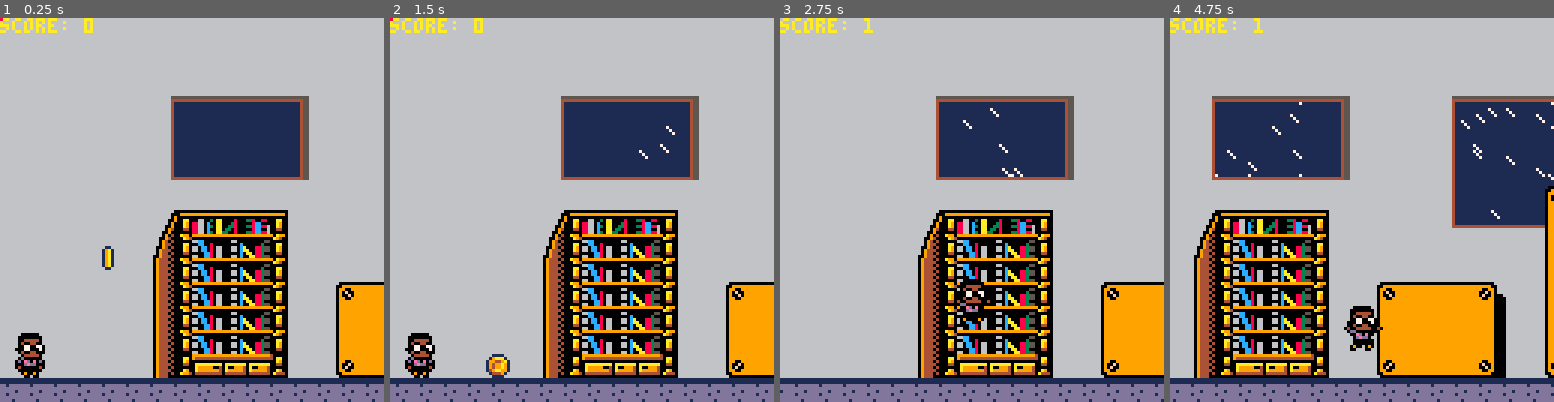
Above: before the commit, frames 1-4 (left to right).
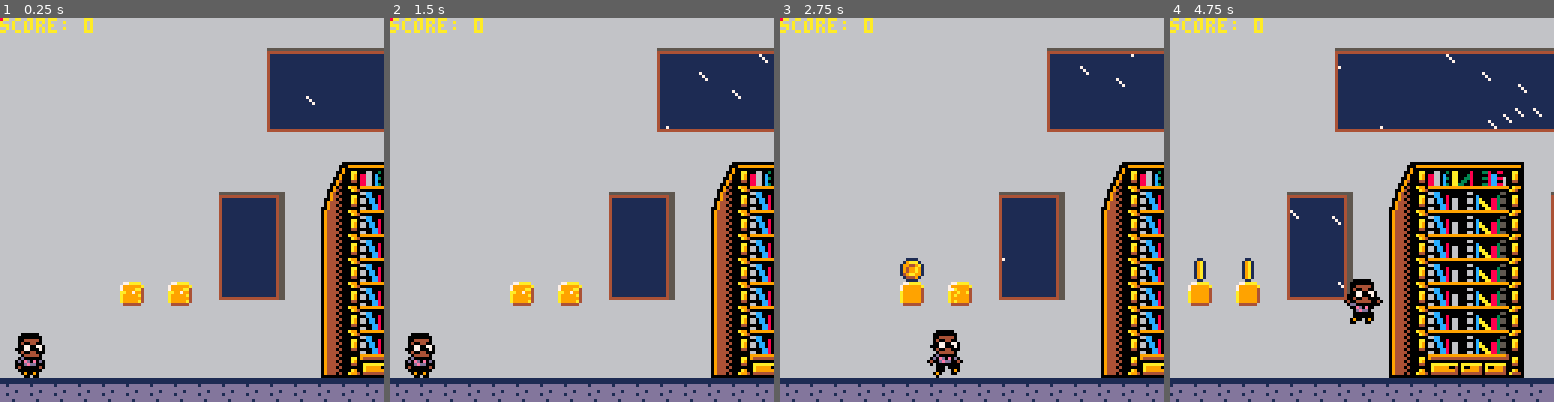
Above: after the commit, the same moments.

Repository: cwrightlibrary/pico-8
Game: PICO-8 cartridge library_game/carts/library-game.p8
Two runs of this game, one before a commit and one after it. Both use one fixed random seed, a clock stepped at 60 frames per second and the inputs below.
Inputs:
- Up to frame 1 (0.25 s): no input
- Up to frame 2 (1.5 s): tap X (X key) at 0.33, 1.07 s; tap O (Z key) at 0.7 s
- Up to frame 3 (2.75 s): hold Right 1.6-2.1 s; tap O (Z key) at 1.7, 2.1, 2.5 s; tap X (X key) at 1.85 s; hold Right from 2.47 s (still down)
- Up to frame 4 (4.75 s): tap O (Z key) every 0.4 s from 2.9 to 4.5 s; tap X (X key) at 2.97, 4.08 s; release Right at 3.03 s; hold Left 3.08-3.58 s; hold Right 4.02-4.68 s

The runs differ from the first frame. In frame 1, 37% of the frame differs, in the area x 26-100%, y 7-94%; in frame 2, 37%; in frame 3, 38%; in frame 4, 59%, in the area x 0-100%, y 0-100%.

Commit message:
Add files via upload

Diff:
--- a/library_game/carts/library-game.p8
+++ b/library_game/carts/library-game.p8
@@ -41,7 +41,7 @@
  coin_update()
  q_brick_update()
 end
-testy=0
+
 function _draw()
  cls(1)
  rain_draw()
@@ -198,6 +198,12 @@
  --apply change in loc
  p.x+=p.dx
  p.y+=p.dy
+ --limit to map
+ if p.x<0 then
+  p.x=0
+ elseif p.x>1010 then
+  p.x=1010
+ end
 end
 
 function p_animate()
@@ -458,7 +464,7 @@
   if not q_brick.fin then
    spr(q_brick.sp,q_brick.x,q_brick.y,q_brick.w/8,q_brick.h/8)
   else
-   mset(q_brick.x,q_brick.y,155)
+   mset(q_brick.x/8,q_brick.y/8,155)
    pset(q_brick.x,q_brick.y,6)
    pset(q_brick.x+7,q_brick.y,6)
    pset(q_brick.x,q_brick.y+7)
@@ -493,8 +499,8 @@
     if q_brick.sp>143 then
      q_brick.sp=138
     end
-   elseif q_brick.run
-   and not q_brick.fin then
+   elseif q_brick.hit
+   and not q_brick.run then
     q_brick.sp=154
    elseif q_brick.run
    and q_brick.fin then
@@ -502,7 +508,7 @@
    end
    --update
    if object_collide(p.x,p.y+1,p.x+p.w,p.y+1+p.h-2,q_brick.x,(q_brick.y)+8,q_brick.x+q_brick.w,(q_brick.y)+9)
-   and p.jumping
+   and (p.jumping or p.dy<0)
    and not q_brick.fin then
     sfx(3)
     q_brick.hit=true
@@ -542,13 +548,13 @@
      q_brick.fin=true
      if time()-q_brick.anim>.001 then
       q_brick.anim=time()
-      q_brick.y+=01
+      q_brick.y+=.01
      end
     else
      q_brick.fin=true
      q_brick.y=q_brick.return_height
      if not q_brick.added_coin then
-      add_object('coin',q_brick.x,q_brick.y-1,8,8)
+      add_object('coin',q_brick.x/8,q_brick.y/8-1,8,8)
       q_brick.added_coin=true
      end
     end
@@ -948,20 +954,20 @@
 0000000000020202020203030303030303000000000000000000030300000000030000000000000000000000000000000303000000040404040404040400000000000000000000000000000000000000000000000000000000000000000000000000000000000000000000000000000000000000000000000000000000000000
 __map__
 8080808080808080808080808080808080808080808080808080808080808080808080808080808080808080808080808080808080808080808080808080808080808080808080808080808080808080808080808080808080808080808080808080808080808080808080808080808080808080808080808080808080808080
+8080808080808080808080818282828282828282838080808080808080808080808080808080808080808080808080808080808080808080808080808080808080808080808080808080808080808080808080808080808080808080808080808080808080808080808080808080808080808080808080808080808080808080
+8080808080808080808080919292929292929292938080808080808080808080808080808080808080808080808080808080808080808080808080808080808080808080808080808080808080808080808080808080808080808080808080808080808080808080808080808080808080808080808080808080808080808080
+8080808080808080808080919292929292929292938080808080808080808080808080808080808080808080808080808080808080808080808080808080808080808080808080808080808080808080808080808080808080808080808080808080808080808080808080808080808080808080808080808080808080808080
+8080808080808080808080a1a2a2a2a2a2a2a2a2a38080908080808080808080808080808080808080808080808080808080808080808080808080808080808080808080808080808080808080808080808080808080808080808080808080808080808080808080808080808080808080808080808080808080808080808080
 8080808080808080808080808080808080808080808080808080808080808080808080808080808080808080808080808080808080808080808080808080808080808080808080808080808080808080808080808080808080808080808080808080808080808080808080808080808080808080808080808080808080808080
-8080808080808080808080808080808080808080808080808080808080808080808080808080808080808080808080808080808080808080808080808080808080808080808080808080808080808080808080808080808080808080808080808080808080808080808080808080808080808080808080808080808080808080
-8080808080808081828282828380808080818282828282828282838080808182828282828282828282828282828282828282838080808080808080808080808080808080808080808080808080808080808080808080808080808080808080808080808080808080808080808080808080808080808080808080808080808080
-8080808080808091929292929380808080919292929292929292938080809192929292929292929292929292929292929292938080808080808080808080808080808080808080808080808080808080808080808080808080808080808080808080808080808080808080808080808080808080808080808080808080808080
-8080808080808091929292929380808080919292929292929292938080809192929292929292929292929292929292929292938080808080808080808080808080808080808080808080808080808080808080808080808080808080808080808080808080808080808080808080808080808080808080808080808080808080
-80808080808080a1a2a2a2a2a380808080919292929292929292938080809192929292929292929292929292929292929292938080808080808080808080808080808080808080808080808080808080808080808080808080808080808080808080808080808080808080808080808080808080808080808080808080808080
-80808080b5808080808080808080808080919292926b6c6c6c6d938080809192929292929292929292929292929292929292938080808080808080808080808080808080808080808080808080808080808080808080808080808080808080808080808080808080808080808080808080808080808080808080808080808080
-8080808080808485868788898080808080a1a2a2a24f7f7f7f5fb38080809192929292929292929292929292929292929292938080808080808080808080808080808080808080808080808080808080808080808080808080808080808080808080808080808080808080808080808080808080808080808080808080808080
-8080808080809495969798998080808080808080804f7f7f7f5f5e8080809192929292929292929292929292929292929292938080808080808080808080808080808080808080808080808080808080808080808080808080808080808080808080808080808080808080808080808080808080808080808080808080808080
-808080808080a495969798998080808080808080804f7f7f7f5f5e808080919292929292929292929292929292926b4c4c4c4c4c4d4e8080808080808080808080808080808080808080808080808080808080808080808080808080808080808080808080808080808080808080808080808080808080808080808080808080
-808080808080a4959697989980804b4c4c4c4d4e804f7f7f7f5f5e808080919292929292929292929292926b6c6c7a4a7f7f7f7f5f5e8080808080808080808080808080808080808080808080808080808080808080808080808080808080808080808080808080808080808080808080808080808080808080808080808080
-808080808080a4959697989980804f7f7f7f5f5e804f7f7f7f5f5e808080919292929292929292929292924f7f7f5f5a7f7f7f7f5f5e8080808080808080808080808080808080808080808080808080808080808080808080808080808080808080808080808080808080808080808080808080808080808080808080808080
-808080808080a4959697989980804f7f7f7f5f5e804f7f7f7f5f5e808080a1a2a2a2a2a2a2a2a2a2a2a2a24f7f7f5f5a7f7f7f7f5f5e8080808080808080808080808080808080808080808080808080808080808080808080808080808080808080808080808080808080808080808080808080808080808080808080808080
-808080808080a4a5a6a7a8a980805b5c6f6f5d5e805b6f6f6f5d5e808080808080808080808080808080807b7c7c7d6a5c5c5c5c5d5e8080808080808080808080808080808080808080808080808080808080808080808080808080808080808080808080808080808080808080808080808080808080808080808080808080
+8080808080808080808080808084858687888980808080808080908080808080808080808080808080808080808080808080808080808080808080808080808080808080808080808080808080808080808080808080808080808080808080808080808080808080808080808080808080808080808080808080808080808080
+8080808080808080808182838094959697989980818283808080808080808080808080808080808080808080808080808080808080808080808080808080808080808080808080808080808080808080808080808080808080808080808080808080808080808080808080808080808080808080808080808080808080808080
+80808080808080808091929380a4959697989980919293808080808080908080808080808080808080808080808080808080808080808080808080808080808080808080808080808080808080808080808080808080808080808080808080808080808080808080808080808080808080808080808080808080808080808080
+80808080808080808091929380a4959697989980919293808080808080808080808080808080808080808080808080808080808080808080808080808080808080808080808080808080808080808080808080808080808080808080808080808080808080808080808080808080808080808080808080808080808080808080
+80808080808080808091929380a4959697989980919293808080808080808080808080808080808080808080808080808080808080808080808080808080808080808080808080808080808080808080808080808080808080808080808080808080808080808080808080808080808080808080808080808080808080808080
+80808080808a808a80a1a2a380a4959697989980a1a2a3808a808a8080808080808080808080808080808080808080808080808080808080808080808080808080808080808080808080808080808080808080808080808080808080808080808080808080808080808080808080808080808080808080808080808080808080
+80808080808080808080808080a4959697989980808080808080808080808080808080808080808080808080808080808080808080808080808080808080808080808080808080808080808080808080808080808080808080808080808080808080808080808080808080808080808080808080808080808080808080808080
+80808080808080808080808080a4959697989980808080808080808080808080808080808080808080808080808080808080808080808080808080808080808080808080808080808080808080808080808080808080808080808080808080808080808080808080808080808080808080808080808080808080808080808080
+80808080808080808080808080b4a5a6a7a8a980808080808080808080808080808080808080808080808080808080808080808080808080808080808080808080808080808080808080808080808080808080808080808080808080808080808080808080808080808080808080808080808080808080808080808080808080
 a0a0a0a0a0a0a0a0a0a0a0a0a0a0a0a0a0a0a0a0a0a0a0a0a0a0a0a0a0a0a0a0a0a0a0a0a0a0a0a0a0a0a0a0a0a0a0a0a0a0a0a0a0a0a0a0a0a0a0a0a0a0a0a0a0a0a0a0a0a0a0a0a0a0a0a0a0a0a0a0a0a0a0a0a0a0a0a0a0a0a0a0a0a0a0a0a0a0a0a0a0a0a0a0a0a0a0a0a0a0a0a0a0a0a0a0a0a0a0a0a0a0a0a0a0a0a0a0
 
 
